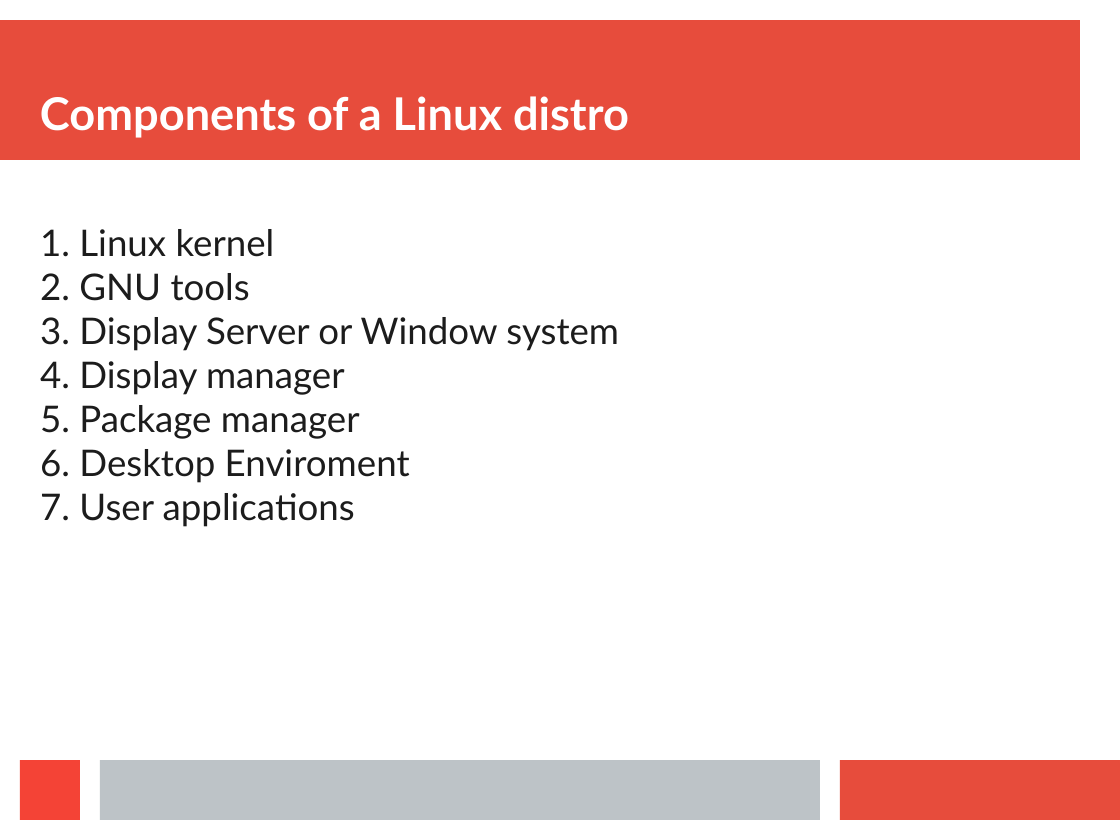
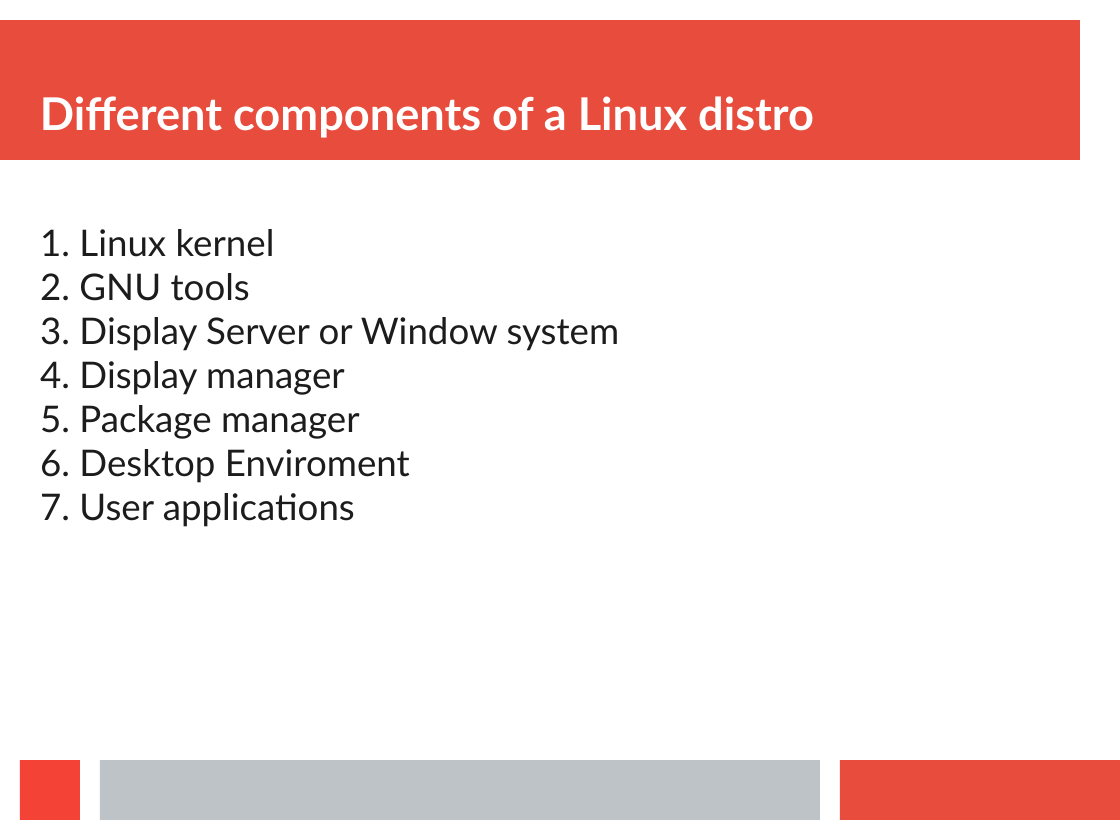
Before and after one commit to anand-k/EmbeddedSw, a slide deck: slide 4 of Learn_Linux/Components_linux_distro.pptx (slide 5 before the commit). Drawn at 1120x840 pixels with LibreOffice and Linux fonts; fonts in the diff are those of the drawing. Boxes give left, top, right and bottom in pixels: in the first picture for what was removed or moved away, otherwise in the second. Text is boxed around its words. In the diff, an @@ line names an element or a change of style, - is before the commit and + after.

Commit message:
Components of a Linux distro ppt

```diff
--- a/Learn_Linux/Components_linux_distro.pptx
+++ b/Learn_Linux/Components_linux_distro.pptx
@@ text at <box>40,96,814,138</box>: text changed @@
-Components of a Linux distro
+Different components of a Linux distro
```
Also in this commit, not shown: 7 other slides changed, 17 slides added, 1 slide removed.
